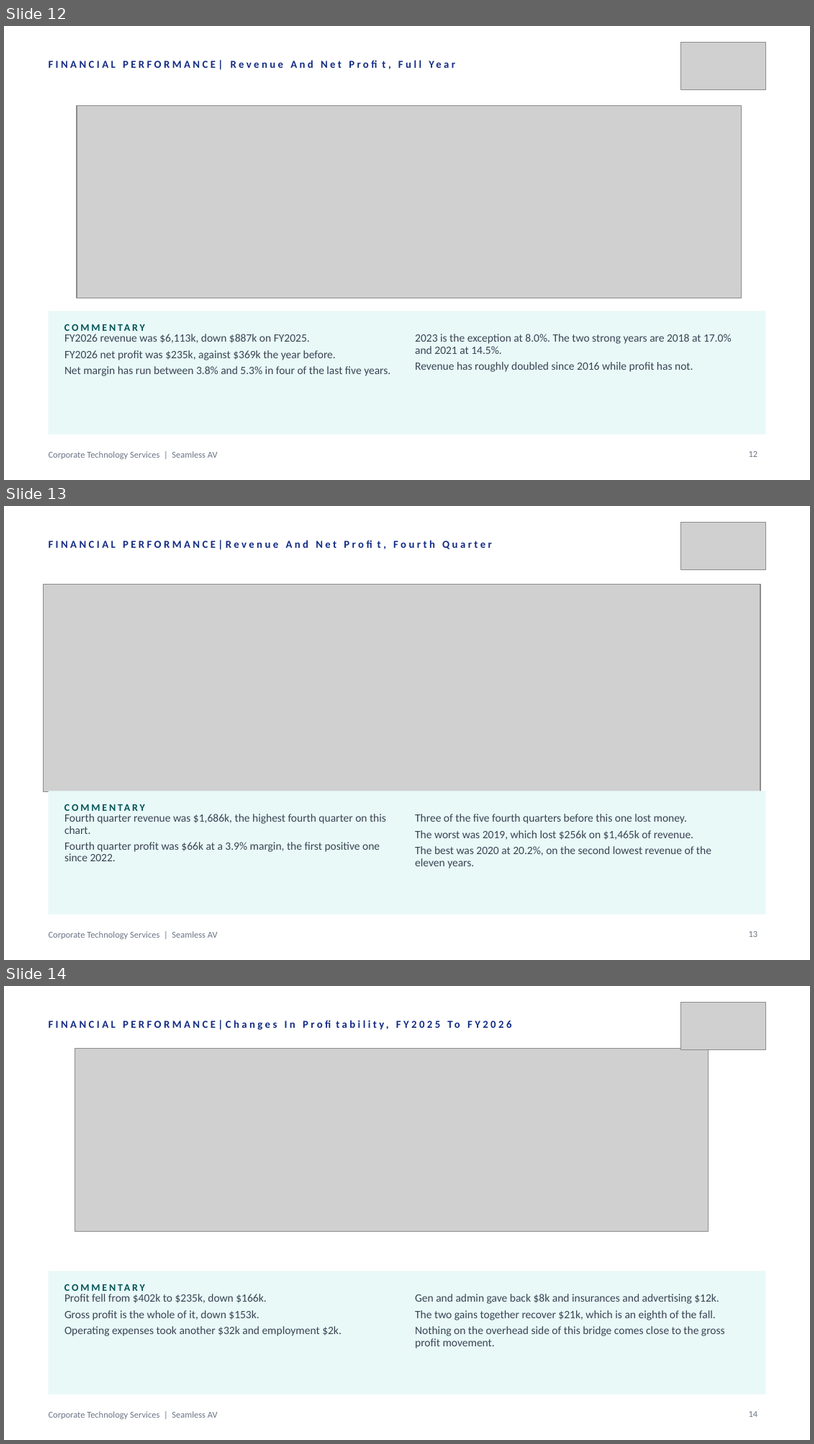
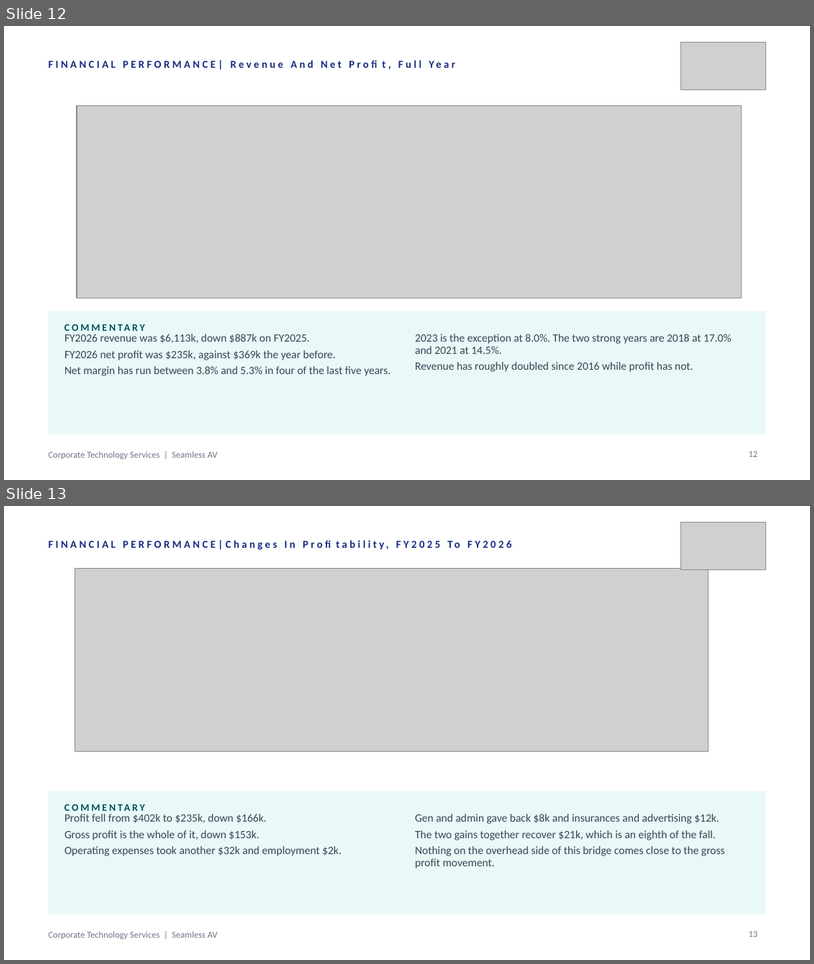
Before and after one commit to WesleyNelson-O33/Claude, a slide deck: deck/CTS Quarterly Business Review - Q1 FY2027.pptx. Shown one above the other, each under a label of ours: slides 12, 13 and 14 before the commit, slides 12 and 13 after it. The pictures are 814x1444 and 814x964 pixels, drawn with LibreOffice and Linux fonts; fonts in the diff are those of the drawing; grey boxes stand for pictures. Boxes give left, top, right and bottom in pixels: in the first picture for what was removed or moved away, otherwise in the second. Text is boxed around its words. In the diff, an @@ line names an element or a change of style, - is before the commit and + after.

```diff
--- a/deck/CTS Quarterly Business Review - Q1 FY2027.pptx
+++ b/deck/CTS Quarterly Business Review - Q1 FY2027.pptx
@@ slide 13 removed at (x1=4, y1=506, x2=810, y2=960), background #FFFFFF; not listed: 1 template element that a slide beside it also shows @@
@@ picture removed at (x1=682, y1=522, x2=766, y2=569) @@
@@ text removed at (x1=49, y1=538, x2=613, y2=562) @@
-FINANCIAL PERFORMANCE|Revenue And Net Profit, Fourth Quarter
@@ picture removed at (x1=43, y1=584, x2=761, y2=791) @@
@@ rectangle removed at (x1=49, y1=790, x2=766, y2=914) @@
@@ text removed at (x1=64, y1=797, x2=306, y2=817) @@
-COMMENTARY
@@ text removed at (x1=64, y1=813, x2=386, y2=861) @@
-Fourth quarter revenue was $1,686k, the highest fourth quarter on this chart.
-Fourth quarter profit was $66k at a 3.9% margin, the first positive one since 2022.
@@ text removed at (x1=415, y1=813, x2=712, y2=868) @@
-Three of the five fourth quarters before this one lost money.
-The worst was 2019, which lost $256k on $1,465k of revenue.
-The best was 2020 at 20.2%, on the second lowest revenue of the eleven years.
@@ page number removed at (x1=749, y1=931, x2=759, y2=937) @@
-13
@@ what was slide 14 is now slide 13 @@
@@ page number at (x1=749, y1=931, x2=759, y2=937): text changed @@
-14
+13
```
Also in this commit, not shown: 1 slide changed, 4 other files.
